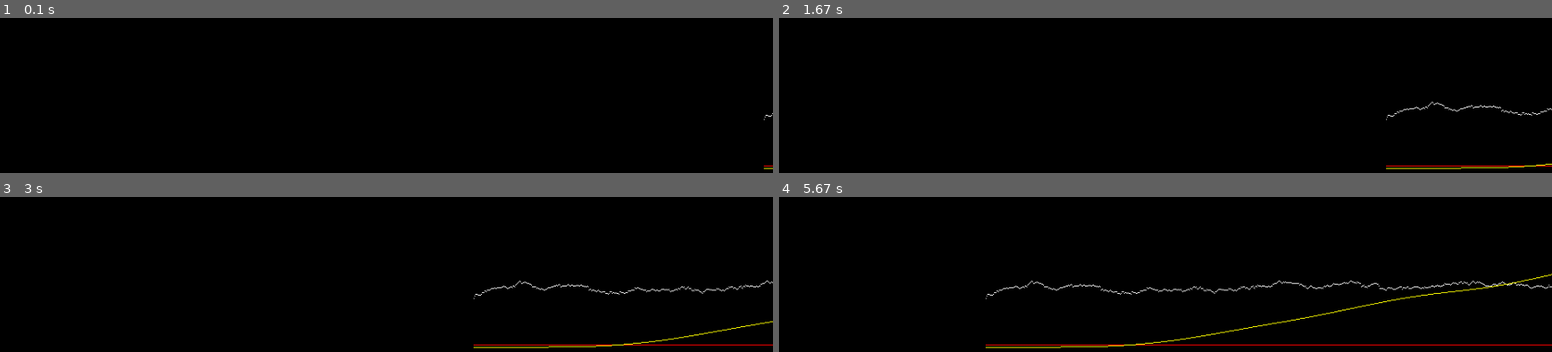
Above: before the commit, frames 1-4 (two rows, left to right).
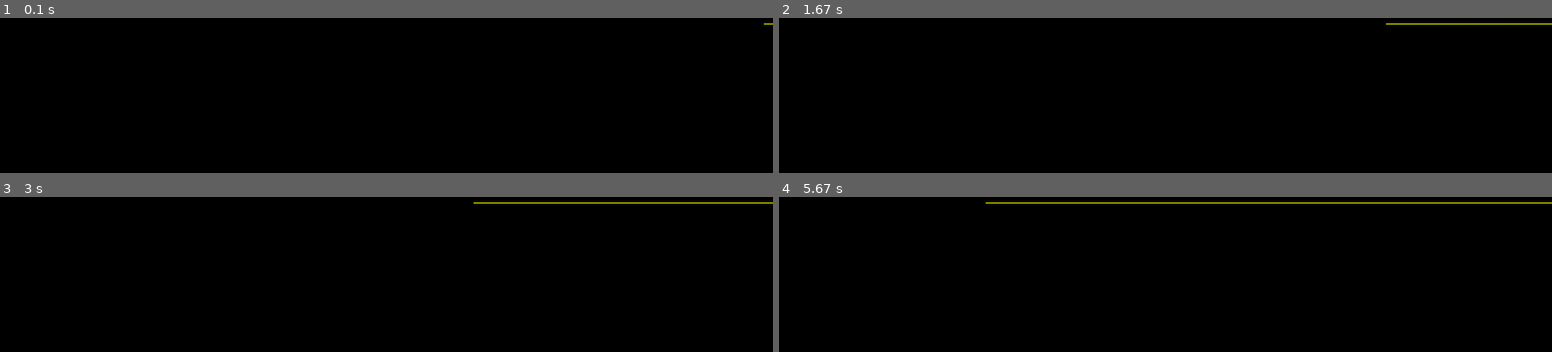
Above: after the commit, the same moments.

Repository: troncosoae/tareas-ctrl-intel
Game: pygame game, started from t6/main.py
Two runs of this game, one before a commit and one after it. Both use one fixed random seed, a clock stepped at 60 frames per second and the inputs below.
Inputs:
- Up to frame 1 (0.1 s): no input
- Up to frame 2 (1.67 s): no input
- Up to frame 3 (3 s): no input
- Up to frame 4 (5.67 s): no input

The runs differ from the first frame. In frame 1, less than 0.1% of the frame differs, in the area x 98-100%, y 3-98%; in frame 2, 0.7%; in frame 3, 1.3%; in frame 4, 2.5%, in the area x 26-100%, y 3-98%.

Commit message:
working simulation with omega_g controlled

Diff:
--- a/t6/ControlBoxes.py
+++ b/t6/ControlBoxes.py
@@ -3,14 +3,50 @@
 from Simulation import SimulationBox
 
 
+class TurbineController(SimulationBox):
+
+    def __init__(self, key, kp, ki, kd, Ts):
+        SimulationBox.__init__(
+            self, key, ['omega_g', 'P_r'], ['tau_gr', 'beta_r'])
+
+        self.last_omega_g = 0
+
+        self.kp = kp
+        self.ki = ki
+        self.kd = kd
+        self.Ts = Ts
+        self.last_error = 0
+        self.last_u = 0
+
+    def advance(self, input_values):
+        super().advance(input_values)
+
+        d_omega_g = input_values['omega_g'] - self.last_omega_g
+        error = d_omega_g
+
+        u = self.last_u + self.kp*error - self.kp*self.last_error + \
+            self.ki*self.Ts*error
+
+        self.last_u = u
+
+        # update error values
+        self.last_error = error
+
+        return {'tau_gr': u}
+
+
 class PIDController(SimulationBox):
 
-    def __init__(self, key, ref_name, ctrl_v_name, man_v_name, kp, ki, kd, Ts):
+    def __init__(
+            self, key, ref_name, ctrl_v_name, man_v_name, kp, ki, kd, Ts,
+            man_v_offset=0):
         SimulationBox.__init__(
             self, key, [ref_name, ctrl_v_name], [man_v_name])
         self.ref_name = ref_name
         self.ctrl_v_name = ctrl_v_name
         self.man_v_name = man_v_name
+
+        self.man_v_offset = man_v_offset
 
         self.kp = kp
         self.ki = ki
@@ -28,7 +64,10 @@
         # update error values
         self.last_error = error
 
+        print(self.key, error, error*self.kp)
+
         u = error*self.kp + self.int_error*self.ki + der_error*self.kd
+        u += self.man_v_offset
         return {self.man_v_name: u}
 
 
--- a/t6/FuzzyControlBoxes.py
+++ /dev/null
@@ -1,70 +0,0 @@
-import numpy as np
-
-from Simulation import SimulationBox
-from fuzzy_tools import ramp_function_generator, \
-    trapezoid_function_generator, inv_trapezoid_function_generator
-
-
-class LQRSubmodelFuzzyController(SimulationBox):
-
-    def __init__(self, key, inputs_keys, man_v_name, K1, K2, K3):
-        SimulationBox.__init__(
-            self, key, inputs_keys, [man_v_name])
-        self.man_v_name = man_v_name
-
-        self.K1 = K1
-        self.K2 = K2
-        self.K3 = K3
-
-        self.K2_trap_theta_func = inv_trapezoid_function_generator(
-            -np.pi/4, 0, 0, np.pi/4)
-        self.K3_trap_theta_dot_func = inv_trapezoid_function_generator(
-            -2, -1, 1, 2)
-
-    def advance(self, input_values):
-        super().advance(input_values)
-
-        # print(self.K2_trap_theta_func(np.pi/8))
-        # print(self.K2_trap_theta_func(0.01))
-        # print(self.K3_trap_theta_dot_func(1.5))
-        # print(self.K3_trap_theta_dot_func(0))
-
-        theta = input_values['theta']
-        theta_dot = input_values['theta_dot']
-
-        set2_bel = self.K2_trap_theta_func(theta)
-        set3_bel = self.K3_trap_theta_dot_func(theta_dot)
-        set1_bel = 1 - set2_bel*set3_bel
-        total_bel = set1_bel + set2_bel + set3_bel
-
-        u1 = 0
-        for k in self.inputs_keys:
-            u1 += self.K1[k]*input_values[k]
-
-        u2 = 0
-        for k in self.inputs_keys:
-            u2 += self.K2[k]*input_values[k]
-
-        u3 = 0
-        for k in self.inputs_keys:
-            u3 += self.K3[k]*input_values[k]
-
-        u = (u1*set1_bel + u2*set2_bel + u3*set3_bel)/total_bel
-
-        # K = self.K1
-        # if (np.abs(input_values['theta']) > np.pi/8 and
-        #         np.abs(input_values['theta_dot']) < 1.5):
-        #     # print('K2')
-        #     K = self.K2
-        # elif (np.abs(input_values['theta']) <= np.pi/8 and
-        #         np.abs(input_values['theta_dot']) >= 1.5):
-        #     K = self.K3
-        #     # print('K3')
-        # # else:
-        # #     print('K1')
-
-        # u = 0
-        # for k in self.inputs_keys:
-        #     u += K[k]*input_values[k]
-
-        return {self.man_v_name: u}
--- a/t6/MeasuringBoxes.py
+++ b/t6/MeasuringBoxes.py
@@ -34,9 +34,12 @@
                 self.historical_values[key].append(value)
         return {}
 
-    def plot_values(self, keys=None):
-        if keys is None:
-            keys = self.historical_values.keys()
+    def plot_values(self, keys=set(), exclude=set()):
+        if len(keys) == 0:
+            keys = set(self.historical_values.keys())
+
+        for key in exclude:
+            keys.remove(key)
 
         for key in keys:
             plt.plot(self.t, self.historical_values[key], label=key)
--- a/t6/SystemBoxes.py
+++ b/t6/SystemBoxes.py
@@ -13,13 +13,16 @@
 
     def advance(self, input_values):
         super().advance(input_values)
-        self.counter += 1
-        if self.counter > 1000:
-            self.counter = 0
-            self.on = not self.on
+        # self.counter += 1
+        # if self.counter > 1000:
+        #     self.counter = 0
+        #     self.on = not self.on
+        # return_dict = {}
+        # for key in self.output_keys:
+        #     return_dict[key] = 1 if self.on else 0
         return_dict = {}
         for key in self.output_keys:
-            return_dict[key] = 1 if self.on else 0
+            return_dict[key] = 1
         return return_dict
 
 
@@ -62,7 +65,7 @@
             'v_s':  self.state['v_s'],
             'v_ws': self.state['v_ws'],
             'v_ts': self.state['v_ts'],
-            'v_W': v_W,
+            'v_W': 1,  # TODO: cambiar esto por valor real
         }
 
 
@@ -92,7 +95,7 @@
         alpha_gc = self.chars['alpha_gc']
         nu_g = self.chars['nu_g']
 
-        self.state['tau_g'] += Ts*alpha_gc*(tau_g - tau_gr)
+        self.state['tau_g'] += Ts*alpha_gc*(tau_gr - tau_g)
         P_g = nu_g*omega_g*tau_g
 
         return {
@@ -106,7 +109,8 @@
 class DriveTrainModel(SimulationBox):
     def __init__(self, key, Ts, **kwargs):
         SimulationBox.__init__(
-            self, key, ['tau_r', 'tau_g'], ['omega_g', 'omega_r', 'omega_rm'])
+            self, key, ['tau_r', 'tau_g'],
+            ['omega_g', 'omega_r', 'omega_rm', 'theta_d'])
 
         self.chars = {
             'Ts': Ts,
@@ -119,6 +123,13 @@
             'Jg': kwargs.get('Jg', 390),
             'Jr': kwargs.get('Jr', 55e6),
         }
+
+        # self.A = np.array([
+        #     [-(Bdt + Br)/Jg, Bdt/Ng/Jg, -Kdt/Jg],
+        #     [nudt*Bdt/Ng/Jr, -(nudt*Bdt/Ng^2 + Bg)/Jr, nudt*Kdt/Ng/Jr],
+        #     [1, -1/Ng, 0]
+        # ])
+
         self.state = {
             'omega_r': kwargs.get('omega_r_0', 0),
             'omega_g': kwargs.get('omega_g_0', 0),
@@ -143,21 +154,26 @@
         Jg = self.chars['Jg']
         Jr = self.chars['Jr']
 
-        self.state['omega_r'] += Ts/Jr*(
+        domegar = Ts/Jr*(
             tau_r - Kdt*td - (Bdt + Br)*wr + Bdt/Ng*wg
         )
-        self.state['omega_g'] += Ts/Jg*(
+        domegag = Ts/Jg*(
             nu_dt*Kdt/Ng*td + nu_dt*Bdt/Ng*wr -
             (nu_dt*Bdt/Ng**2 + Bg)*wg - tau_g
         )
-        self.state['theta_d'] += Ts*(
+        dthetad = Ts*(
             wr - 1/Ng*wg
         )
+
+        self.state['omega_r'] += domegar
+        self.state['omega_g'] += domegag
+        self.state['theta_d'] += dthetad
 
         return {
             'omega_g': self.state['omega_g'],
             'omega_r': self.state['omega_r'],
             'omega_rm': self.state['omega_r'],
+            'theta_d': self.state['theta_d'],
         }
 
 
@@ -167,10 +183,10 @@
             self, key, ['v_W', 'beta_r', 'omega_r'], ['beta_m', 'tau_r'])
 
         def default_Cq(lmbda, beta):
-            if beta >= np.pi:
-                return 0
-            elif beta < 0:
-                return 0
+            # if beta >= np.pi:
+            #     return 0
+            # elif beta < 0:
+            #     return 0
             A = 2/(1 + np.exp(-0.25*lmbda)) - 1
             Cq = A*(1 - np.cos(2*beta))
             return Cq
--- a/t6/fuzzy_tools.py
+++ /dev/null
@@ -1,48 +0,0 @@
-import numpy as np
-
-
-def ramp_function_generator(a, b):
-    def ramp_function(x):
-        return np.max([
-            np.min([
-                (1 - 0)/(b - a)*(x - a) + 0,
-                1
-            ]),
-            0
-        ])
-    return ramp_function
-
-
-def trapezoid_function_generator(a, b, c, d):
-    def trapezoid_function(x):
-        return np.max([
-            np.min([
-                (1 - 0)/(b - a)*(x - a) + 0,
-                1,
-                (0 - 1)/(d - c)*(x - c) + 1
-            ]),
-            0
-        ])
-    return trapezoid_function
-
-
-def inv_trapezoid_function_generator(a, b, c, d):
-    def inv_trapezoid_function(x):
-        return np.min([
-            np.max([
-                (0 - 1)/(b - a)*(x - a) + 1,
-                0,
-                (1 - 0)/(d - c)*(x - c) + 0
-            ]),
-            1
-        ])
-    return inv_trapezoid_function
-
-
-if __name__ == '__main__':
-    func = inv_trapezoid_function_generator(1, 2, 3, 4)
-    print(func(0.5))
-    print(func(1.5))
-    print(func(2.5))
-    print(func(3.5))
-    print(func(4.5))
--- a/t6/main.py
+++ b/t6/main.py
@@ -1,47 +1,56 @@
 import numpy as np
 
 from Simulation import Simulation, get_close_sim_for_box
-from SystemBoxes import PendulumSystem, WindModel, BladePitchSystem, \
+from SystemBoxes import WindModel, BladePitchSystem, \
     InputBox, DriveTrainModel, GeneratorConverterModel
-from PygameBoxes import PendulumWindow, TurbineWindow, PlottingTurbineWindow
-from ControlBoxes import PIDController, LQRController, LQRSubmodelController
+from PygameBoxes import PlottingTurbineWindow
 from MeasuringBoxes import PlottingMeasurer
-from ModelBoxes import PendulumModel, LinearPendulumModel, \
-    PendulumSubModelsModel
-from FuzzyControlBoxes import LQRSubmodelFuzzyController
+from ControlBoxes import PIDController, TurbineController
 
 
 if __name__ == "__main__":
 
-    Ts = 0.001
+    Ts = 0.0000001
     pygame_fs = 1/Ts
     theta_0 = np.pi
+
+    tau_gr_stable = 0.1
+    beta_r_stable = 0.1
+    omega_g_stable = 0.1
+    # omega_gr_stable = omega_g_stable
 
     sim = Simulation()
 
     wind_model = WindModel('wind_model', Ts)
     blade_pitch_system = BladePitchSystem('bp_sys', Ts)
-    drive_train_model = DriveTrainModel('dt_model', Ts)
+    drive_train_model = DriveTrainModel(
+        'dt_model', Ts,
+        omega_g_0=omega_g_stable)
     generator_converter_model = GeneratorConverterModel('gc_model', Ts)
+    omega_g_ctrl = TurbineController(
+        'omega_g_ctrl', kp=-1, ki=0, kd=0, Ts=Ts)
     measurer = PlottingMeasurer(
         'meas',
         [
-            'v_m', 'v_s', 'v_ws', 'v_ts', 'v_W', 'beta_m', 'beta_r', 'omega_r',
-            'omega_g', 'P_g', 'tau_g'
+            'v_W', 'beta_m', 'beta_r', 'omega_r',
+            'omega_g', 'P_g', 'tau_g', 'tau_r', 'tau_gr',
+            'theta_d'
         ],
         Ts)
     pygame_tracker = PlottingTurbineWindow(
         'pygame', {
-            'v_W': (255, 255, 255),
+            # 'omega_gr': (255, 255, 255),
             'omega_g': (255, 255, 0),
-            'beta_r': (255, 0, 0)
+            'beta_r': (255, 0, 0),
         },
-        -1, 100, pygame_fs, get_close_sim_for_box(sim))
+        -0.5, 1.5, pygame_fs, get_close_sim_for_box(sim))
 
     sim.add_box(wind_model)
-    sim.add_box(blade_pitch_system, {'beta_r': np.pi/8, 'omega_r': 0})
-    sim.add_box(drive_train_model, {'tau_g': 0})
-    sim.add_box(generator_converter_model, {'tau_gr': 0})
+    sim.add_box(
+        blade_pitch_system, {'beta_r': beta_r_stable, 'omega_r': 1})
+    sim.add_box(drive_train_model, {'tau_g': 1})
+    sim.add_box(generator_converter_model, {'tau_gr': tau_gr_stable})
+    sim.add_box(omega_g_ctrl, {'P_r': 0.1})
     sim.add_box(measurer)
     sim.add_box(pygame_tracker)
 
@@ -49,5 +58,9 @@
 
     pygame_tracker.quit_pygame()
 
-    measurer.plot_values()
-    # measurer.plot_values(['P_g'])
+    measurer.plot_values(exclude={'tau_r'})
+    # measurer.plot_values({'P_g', 'P_r', 'tau_gr'})
+    measurer.plot_values({'omega_g', 'beta_r', 'tau_gr'})
+    measurer.plot_values(
+        {'omega_r', 'omega_g', 'tau_r', 'tau_g', 'theta_d'},
+        exclude={'tau_r', 'tau_g'})
